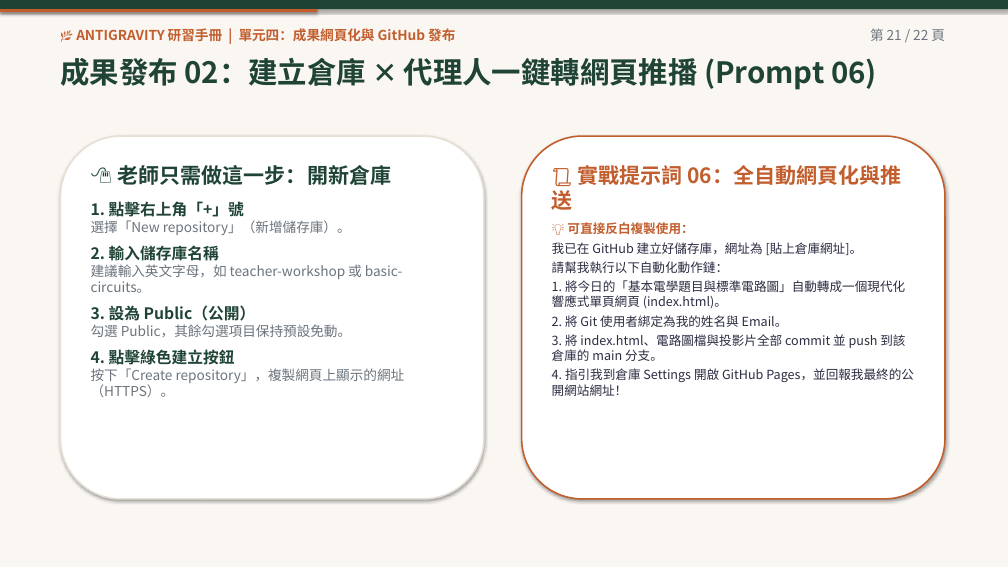
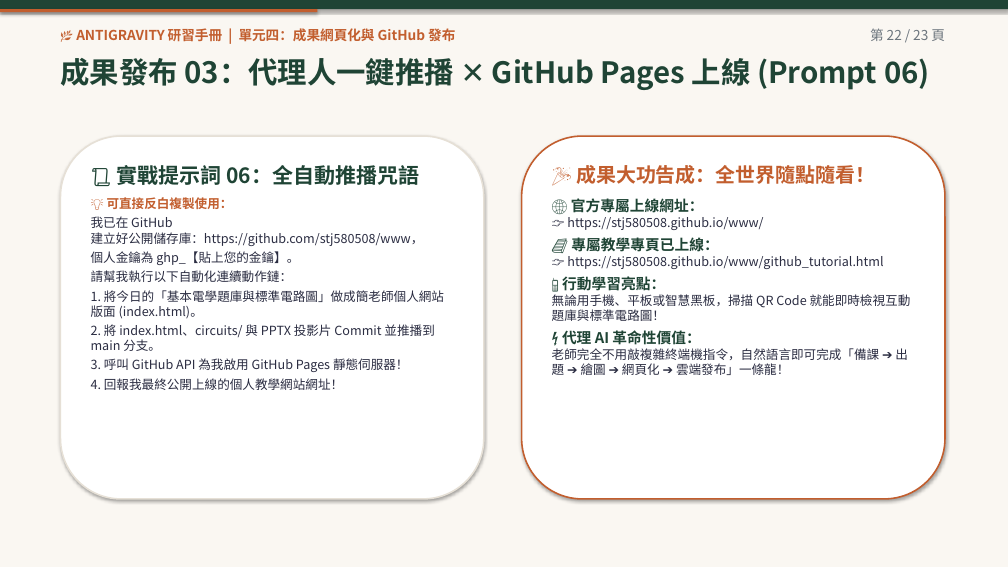
Before and after one commit to stj580508/www, a slide deck: slide 22 of 第一場_Antigravity代理AI教學實戰_大字動畫版_GitHub發布版.pptx (slide 21 before the commit). Drawn at 1008x567 pixels with LibreOffice and Linux fonts; fonts in the diff are those of the drawing. Boxes give left, top, right and bottom in pixels: in the first picture for what was removed or moved away, otherwise in the second. Text is boxed around its words. In the diff, an @@ line names an element or a change of style, - is before the commit and + after.

```diff
--- a/第一場_Antigravity代理AI教學實戰_大字動畫版_GitHub發布版.pptx
+++ b/第一場_Antigravity代理AI教學實戰_大字動畫版_GitHub發布版.pptx
@@ text at (870,28,945,41): text changed @@
-第 21 / 22 頁
+第 22 / 23 頁
@@ text at (60,58,930,90): text changed @@
-成果發布 02：建立倉庫 ✕ 代理人一鍵轉網頁推播 (Prompt 06)
+成果發布 03：代理人一鍵推播 ✕ GitHub Pages 上線 (Prompt 06)
@@ text at (91,165,444,390): text changed; size 13 to 12 pt; text colour #6C757D to #2B2D42 @@
-🖱️ 老師只需做這一步：開新倉庫
-1. 點擊右上角「+」號
-選擇「New repository」（新增儲存庫）。
-2. 輸入儲存庫名稱
-建議輸入英文字母，如 teacher-workshop 或 basic-circuits。
-3. 設為 Public（公開）
-勾選 Public，其餘勾選項目保持預設免動。
-4. 點擊綠色建立按鈕
-按下「Create repository」，複製網頁上顯示的網址（HTTPS）。
+📜 實戰提示詞 06：全自動推播咒語
+💡 可直接反白複製使用：
+我已在 GitHub 建立好公開儲存庫：https://github.com/stj580508/www，
+個人金鑰為 ghp_【貼上您的金鑰】。
+請幫我執行以下自動化連續動作鏈：
+1. 將今日的「基本電學題庫與標準電路圖」做成簡老師個人網站版面 (index.html)。
+2. 將 index.html、circuits/ 與 PPTX 投影片 Commit 並推播到 main 分支。
+3. 呼叫 GitHub API 為我啟用 GitHub Pages 靜態伺服器！
+4. 回報我最終公開上線的個人教學網站網址！
@@ text at (552,165,911,375): text changed @@
-📜 實戰提示詞 06：全自動網頁化與推送
-💡 可直接反白複製使用：
-我已在 GitHub 建立好儲存庫，網址為 [貼上倉庫網址]。
-請幫我執行以下自動化動作鏈：
-1. 將今日的「基本電學題目與標準電路圖」自動轉成一個現代化響應式單頁網頁 (index.html)。
-2. 將 Git 使用者綁定為我的姓名與 Email。
-3. 將 index.html、電路圖檔與投影片全部 commit 並 push 到該倉庫的 main 分支。
-4. 指引我到倉庫 Settings 開啟 GitHub Pages，並回報我最終的公開網站網址！
+🎉 成果大功告成：全世界隨點隨看！
+🌐 官方專屬上線網址：
+👉 https://stj580508.github.io/www/
+📘 專屬教學專頁已上線：
+👉 https://stj580508.github.io/www/github_tutorial.html
+📱 行動學習亮點：
+無論用手機、平板或智慧黑板，掃描 QR Code 就能即時檢視互動題庫與標準電路圖！
+⚡ 代理 AI 革命性價值：
+老師完全不用敲複雜終端機指令，自然語言即可完成「備課 ➔ 出題 ➔ 繪圖 ➔ 網頁化 ➔ 雲端發布」一條龍！
```
Also in this commit, not shown: 20 other slides changed, 1 slide added, 2 other files.
